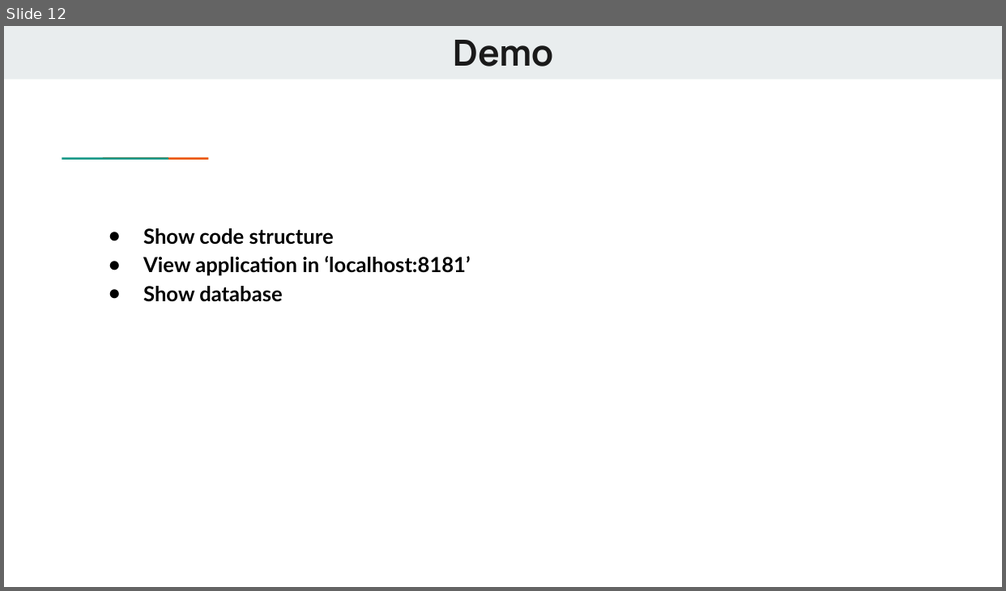
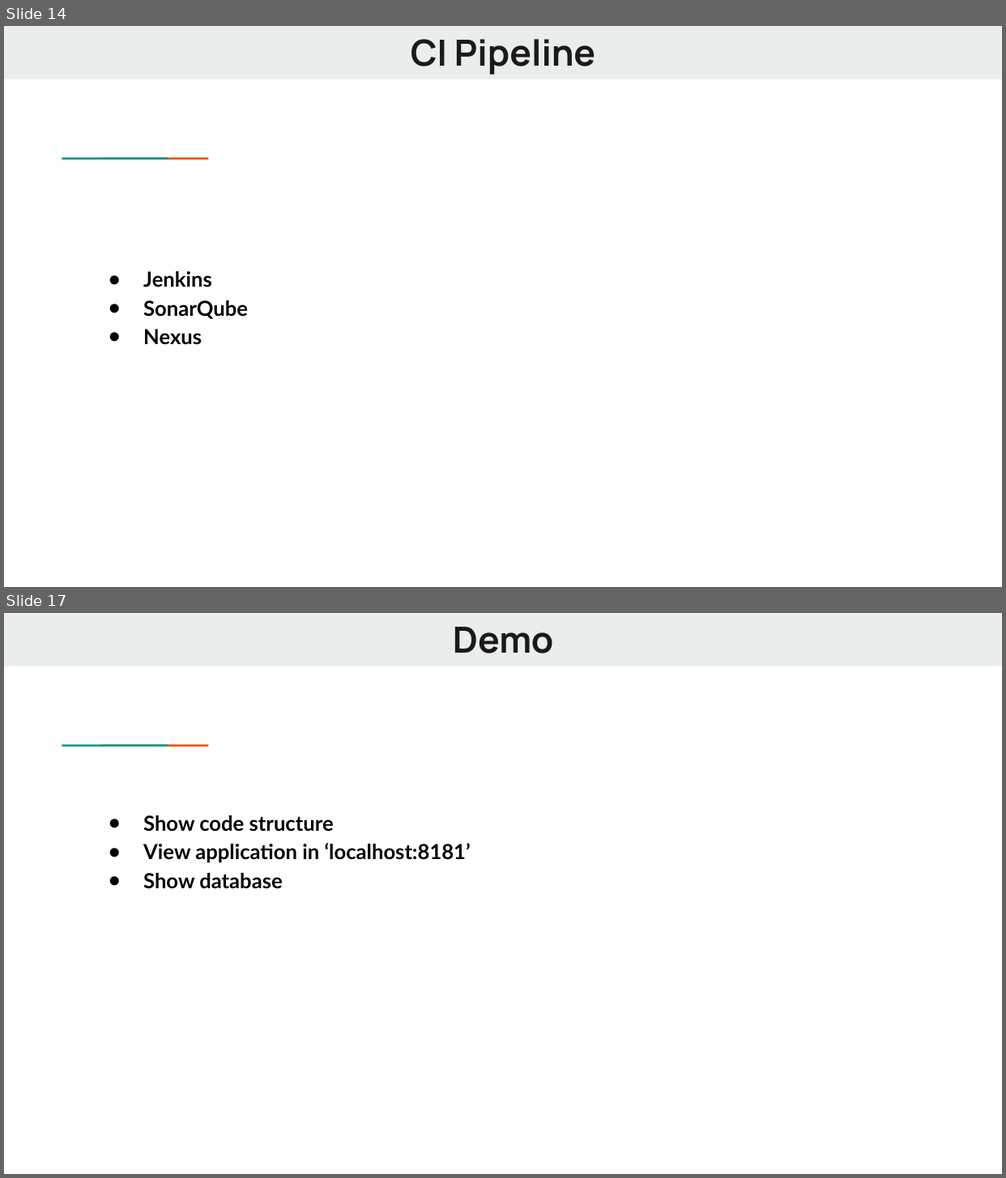
Before and after one commit to sosbourneQA/RomanEmperorsProject, a slide deck: project documentation/RomanEmperors Practical Project.pptx. Shown one above the other, each under a label of ours: slide 12 before the commit, slides 14 and 17 after it; the slides between them are not shown. The pictures are 1006x591 and 1006x1178 pixels, drawn with LibreOffice and Linux fonts; fonts in the diff are those of the drawing. Boxes give left, top, right and bottom in pixels: in the first picture for what was removed or moved away, otherwise in the second. Text is boxed around its words. In the diff, an @@ line names an element or a change of style, - is before the commit and + after.

```diff
--- a/project documentation/RomanEmperors Practical Project.pptx
+++ b/project documentation/RomanEmperors Practical Project.pptx
@@ slide 14 added at box(4, 26, 1002, 587), background #FFFFFF; not listed: 3 template elements that a slide beside it also shows @@
@@ title added at box(411, 39, 595, 75), 26 pt, text #1A1A1A, bold @@
+CI Pipeline
@@ text added at box(143, 271, 248, 345), 15 pt, text #000000, bold @@
+● Jenkins
+● SonarQube
+● Nexus
@@ what was slide 12 is now slide 17 @@
```
Also in this commit, not shown: 4 slides changed, 7 other slides added, 3 slides removed, 1 other file.
